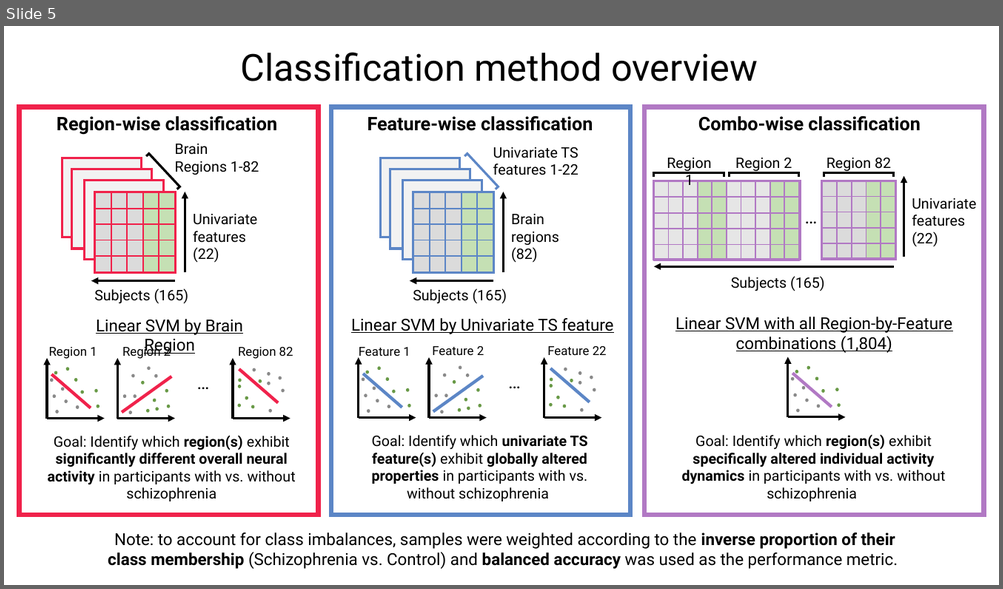
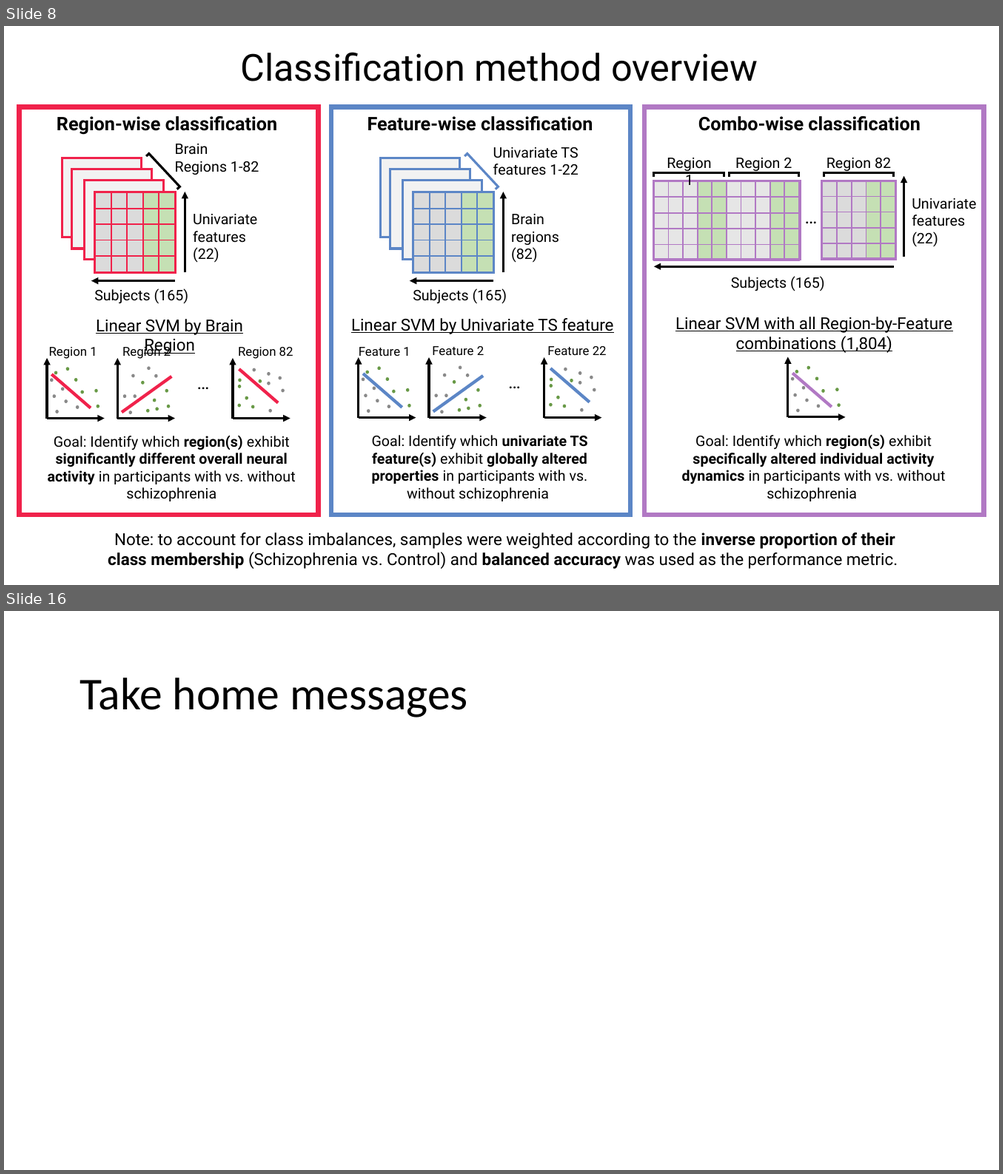
Before and after one commit to anniegbryant/CNS_2022, a slide deck: schizophrenia_classification_workshop/Workshop_Talk.pptx. Shown one above the other, each under a label of ours: slide 5 before the commit, slides 8 and 16 after it; the slides between them are not shown. The pictures are 1003x589 and 1003x1174 pixels, drawn with LibreOffice and Linux fonts; fonts in the diff are those of the drawing. Boxes give left, top, right and bottom in pixels: in the first picture for what was removed or moved away, otherwise in the second. Text is boxed around its words. In the diff, an @@ line names an element or a change of style, - is before the commit and + after.

```diff
--- a/schizophrenia_classification_workshop/Workshop_Talk.pptx
+++ b/schizophrenia_classification_workshop/Workshop_Talk.pptx
@@ slide 16 added at (x1=4, y1=611, x2=999, y2=1170), background #FFFFFF @@
@@ title added at (x1=79, y1=678, x2=468, y2=718), 44 pt, text #000000 @@
+Take home messages
@@ what was slide 5 is now slide 8 @@
```
Also in this commit, not shown: 5 slides changed, 11 other slides added, 4 slides removed, 3 other files.
